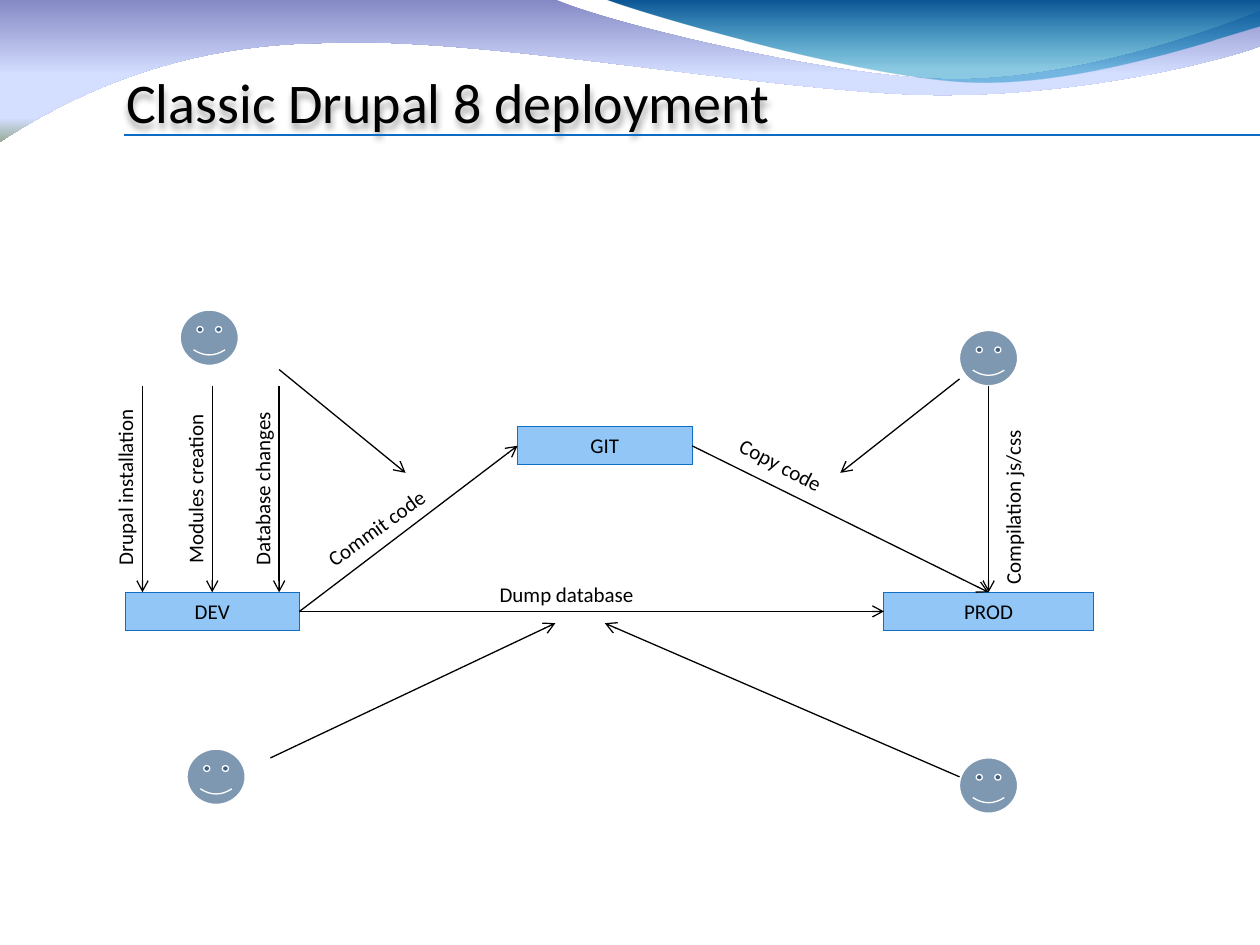
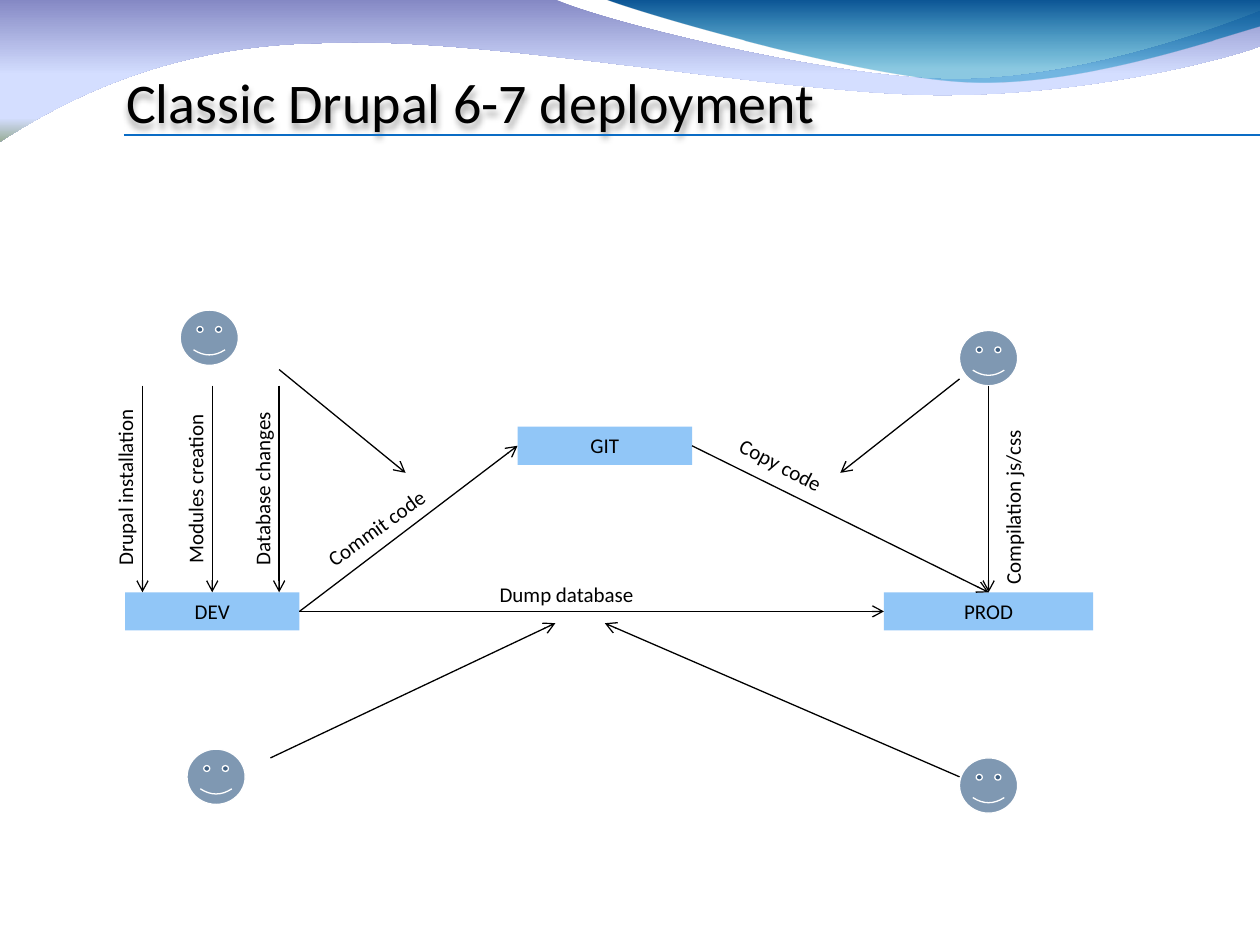
Before and after one commit to fauconv/dcf, a slide deck: slide 3 of docs/Drupal Custom Factory 8.pptx. Drawn at 1260x945 pixels with LibreOffice and Linux fonts; fonts in the diff are those of the drawing; background and template pictures are left out. Boxes give left, top, right and bottom in pixels: in the first picture for what was removed or moved away, otherwise in the second. Text is boxed around its words. In the diff, an @@ line names an element or a change of style, - is before the commit and + after.

```diff
--- a/docs/Drupal Custom Factory 8.pptx
+++ b/docs/Drupal Custom Factory 8.pptx
@@ title at <box>126,77,814,136</box>: text changed @@
-Classic Drupal 8 deployment
+Classic Drupal 6-7 deployment
@@ outline #0F6FC6 0.75 pt to none in 3 elements at <box>125,592,299,630</box>, <box>885,592,1094,630</box>, <box>518,427,692,465</box> @@
```
Also in this commit, not shown: 3 other slides changed, 1 slide added, 8 other files.
